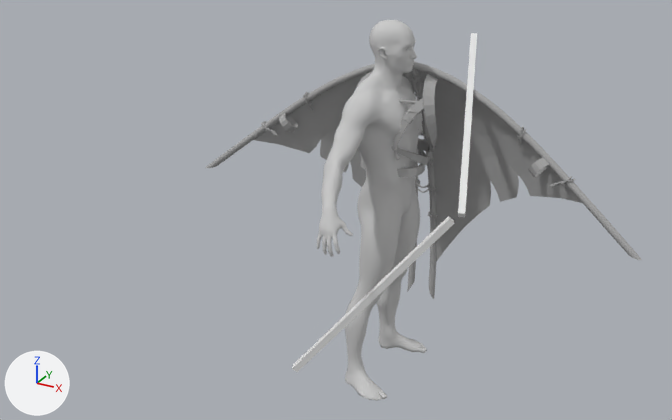
The FBX model Character/Animation/ZWM/InAir/Anim_InAir_Fly_R.FBX: old version first, new version second.
One viewpoint serves both versions: a 50 mm camera at (1.73, -3.7, 2.68) aimed at (-0.28, -0.04, 0.86). The axes (+X, +Y, +Z) are drawn at lower left. The lights are the same throughout. Where no turn or scale is listed for an object, it has been applied to the vertices.

The first picture shows 'Box001', 'Box002', 'HuaXiangYi_Base', 'HuaXiangYi_Body', 'Male_Body', 'Male_Foot', 'Male_Hand', 'Male_Head', 'Male_Leg'.
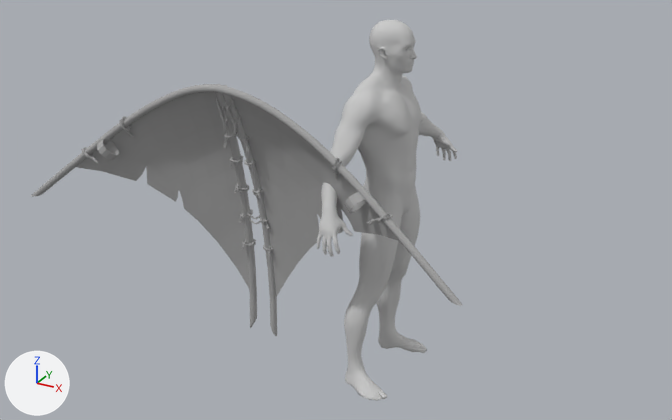
Changed parts and their boxes [x1, y1, x2, y2] in the pictures (672 x 420 px):
'HuaXiangYi_YeZi', added
    after: [76, 92, 399, 297]
'HuaXiangYi_Base', deleted
    before: [205, 61, 642, 299]
'polySurface14', added
    after: [31, 84, 462, 306]
'polySurface8', added
    after: [215, 84, 277, 336]
'HuaXiangYi_Body', deleted
    before: [356, 71, 438, 177]
'Box001', deleted
    before: [292, 216, 454, 372]
'Box002', deleted
    before: [458, 33, 477, 217]
'polySurface3', added
    after: [97, 139, 120, 160]
'polySurface7', added
    after: [344, 192, 366, 213]
'polySurface13', added
    after: [332, 157, 393, 225]
'polySurface10', added
    after: [81, 116, 134, 164]

The change, as a diff of the scene's bpy script:
```diff
--- a/Character/Animation/ZWM/InAir/Anim_InAir_Fly_R.FBX.py
+++ b/Character/Animation/ZWM/InAir/Anim_InAir_Fly_R.FBX.py
@@ me_mesh_012 @@
+me_mesh_012.from_pydata(...)  # 48 vertices, 96 faces; spans x 0.6065..0.7046, y 0.0793..0.1681, z 1.1392..1.2437
+me_mesh_012.materials.append(mat_huaxiangyi1)  # grey #aaaaaa
@@ me_mesh_009_1 @@
+me_mesh_009_1.from_pydata(...)  # 304 vertices, 600 faces; spans x -0.144..0.144, y -0.043..0.043, z -0.127..0.127
+me_mesh_009_1.materials.append(mat_huaxiangyi1)  # grey #aaaaaa
@@ me_mesh_011 @@
+me_mesh_011.from_pydata(...)  # 48 vertices, 96 faces; spans x -0.7046..-0.6065, y 0.0793..0.1681, z 1.1392..1.2437
+me_mesh_011.materials.append(mat_huaxiangyi1)  # grey #aaaaaa
@@ me_mesh_013 @@
+me_mesh_013.from_pydata(...)  # 3034 vertices, 5988 faces; spans x -0.107..0.107, y 0.128..0.425, z 0.247..1.587
+me_mesh_013.materials.append(mat_huaxiangyi1)  # grey #aaaaaa
@@ me_mesh_008_1 @@
+me_mesh_008_1.from_pydata(...)  # 304 vertices, 600 faces; spans x -0.144..0.144, y -0.043..0.043, z -0.127..0.127
+me_mesh_008_1.materials.append(mat_huaxiangyi1)  # grey #aaaaaa
@@ me_mesh_010_1 @@
+me_mesh_010_1.from_pydata(...)  # 466 vertices, 928 faces; spans x -1.15..1.15, y 0.07..0.18, z 0.87..1.59
+me_mesh_010_1.materials.append(mat_huaxiangyi1)  # grey #aaaaaa
@@ me_mesh_007_1 @@
+me_mesh_007_1.from_pydata(...)  # 111 vertices, 98 faces; spans x -0.89..0.89, y 0.12..0.41, z 0.44..1.58
+me_mesh_007_1.materials.append(mat_huaxiangyi1)  # grey #aaaaaa
@@ ob_huaxiangyi_body @@
-ob_huaxiangyi_body = bpy.data.objects.new('HuaXiangYi_Body', me_mesh_009)
-ob_huaxiangyi_body.location = (0.0, 0.0, 0.0)
@@ ob_box001 @@
-ob_box001 = bpy.data.objects.new('Box001', me_mesh_007)
-ob_box001.location = (-0.073, -0.621, 0.435)
@@ ob_box002 @@
-ob_box002 = bpy.data.objects.new('Box002', me_mesh_008)
-ob_box002.location = (0.243, 0.325, 1.603)
@@ ob_huaxiangyi_base @@
-ob_huaxiangyi_base = bpy.data.objects.new('HuaXiangYi_Base', me_mesh_010)
-ob_huaxiangyi_base.location = (0.0, 0.0, 0.0)
@@ ob_polysurface7 @@
+ob_polysurface7 = bpy.data.objects.new('polySurface7', me_mesh_012)
+ob_polysurface7.location = (-0.531, -0.733, 0.0)
@@ ob_polysurface13 @@
+ob_polysurface13 = bpy.data.objects.new('polySurface13', me_mesh_009_1)
+ob_polysurface13.location = (0.145, -0.59, 1.236)
@@ ob_polysurface3 @@
+ob_polysurface3 = bpy.data.objects.new('polySurface3', me_mesh_011)
+ob_polysurface3.location = (-0.531, -0.733, 0.0)
@@ ob_polysurface8 @@
+ob_polysurface8 = bpy.data.objects.new('polySurface8', me_mesh_013)
+ob_polysurface8.location = (-0.531, -0.733, 0.0)
@@ ob_polysurface10 @@
+ob_polysurface10 = bpy.data.objects.new('polySurface10', me_mesh_008_1)
+ob_polysurface10.location = (-1.207, -0.59, 1.236)
@@ ob_polysurface14 @@
+ob_polysurface14 = bpy.data.objects.new('polySurface14', me_mesh_010_1)
+ob_polysurface14.location = (-0.531, -0.733, 0.0)
@@ ob_huaxiangyi_yezi @@
+ob_huaxiangyi_yezi = bpy.data.objects.new('HuaXiangYi_YeZi', me_mesh_007_1)
+ob_huaxiangyi_yezi.location = (-0.531, -0.733, 0.0)
```
